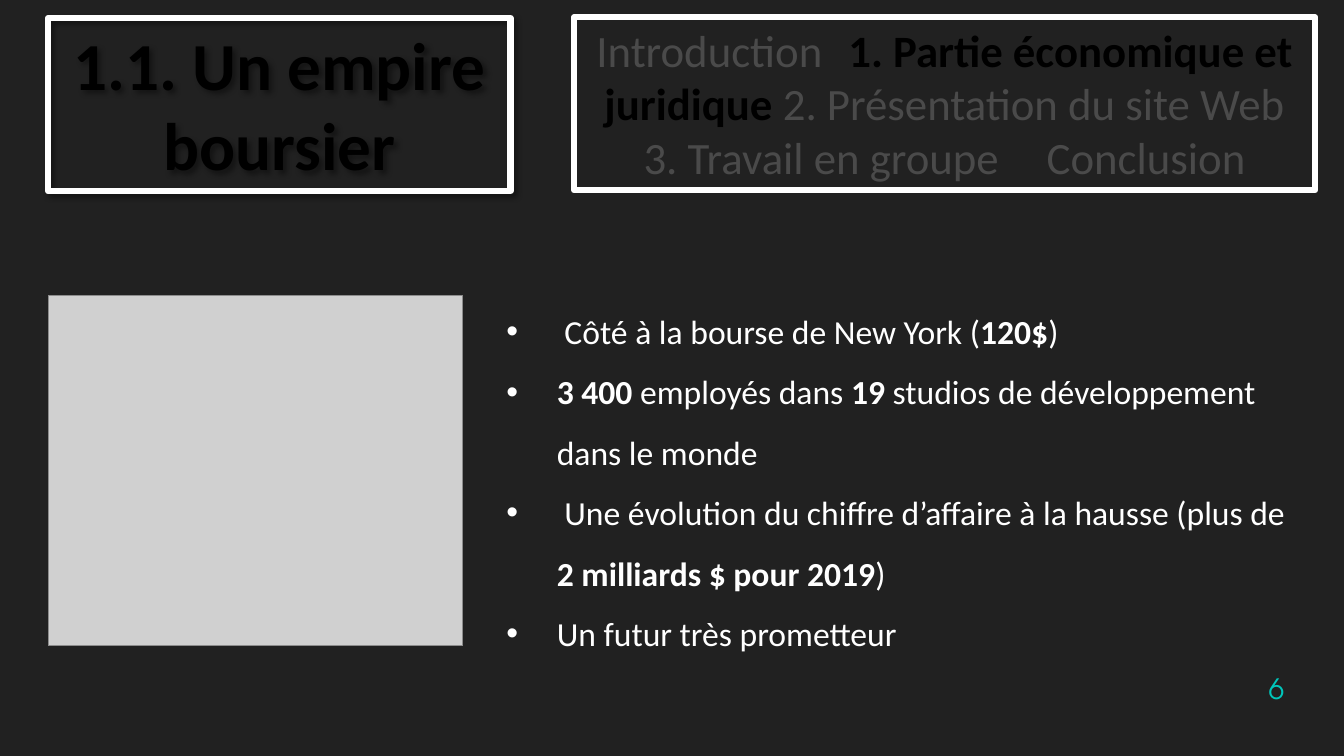
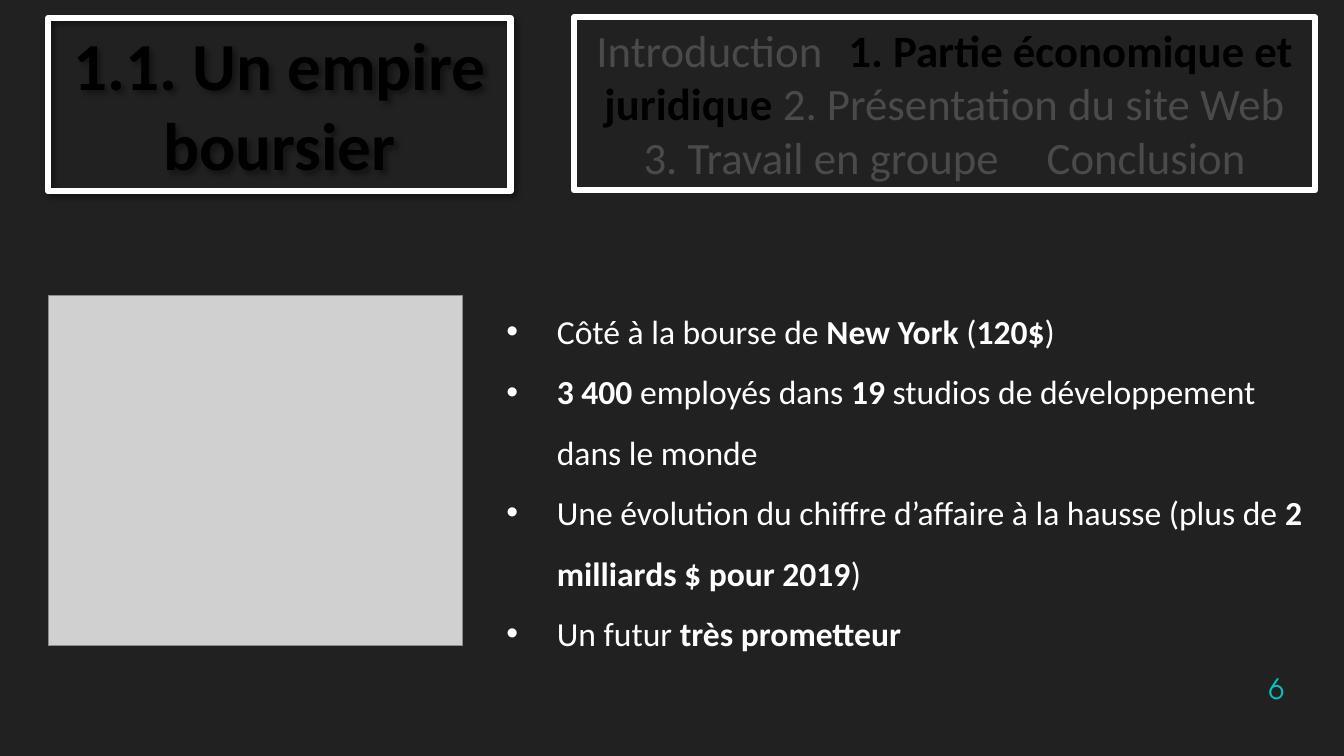
Before and after one commit to TheStaticTurtle/IUT_Website_TTI, a slide deck: slide 6 of Documents/Soutenance.pptx. Drawn at 1344x756 pixels with LibreOffice and Linux fonts; fonts in the diff are those of the drawing; grey boxes stand for pictures; background and template pictures are left out. Boxes give left, top, right and bottom in pixels: in the first picture for what was removed or moved away, otherwise in the second. Text is boxed around its words. In the diff, an @@ line names an element or a change of style, - is before the commit and + after.

```diff
--- a/Documents/Soutenance.pptx
+++ b/Documents/Soutenance.pptx
@@ text at <box>557,319,1054,652</box>: bold on in "New York", "très prometteur" @@
```
Also in this commit, not shown: 4 other slides changed.
